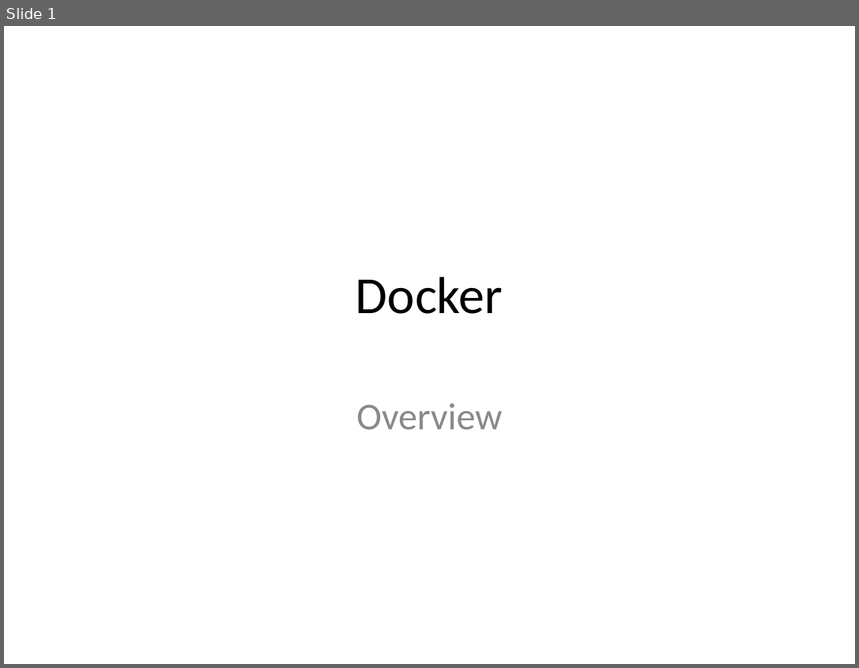
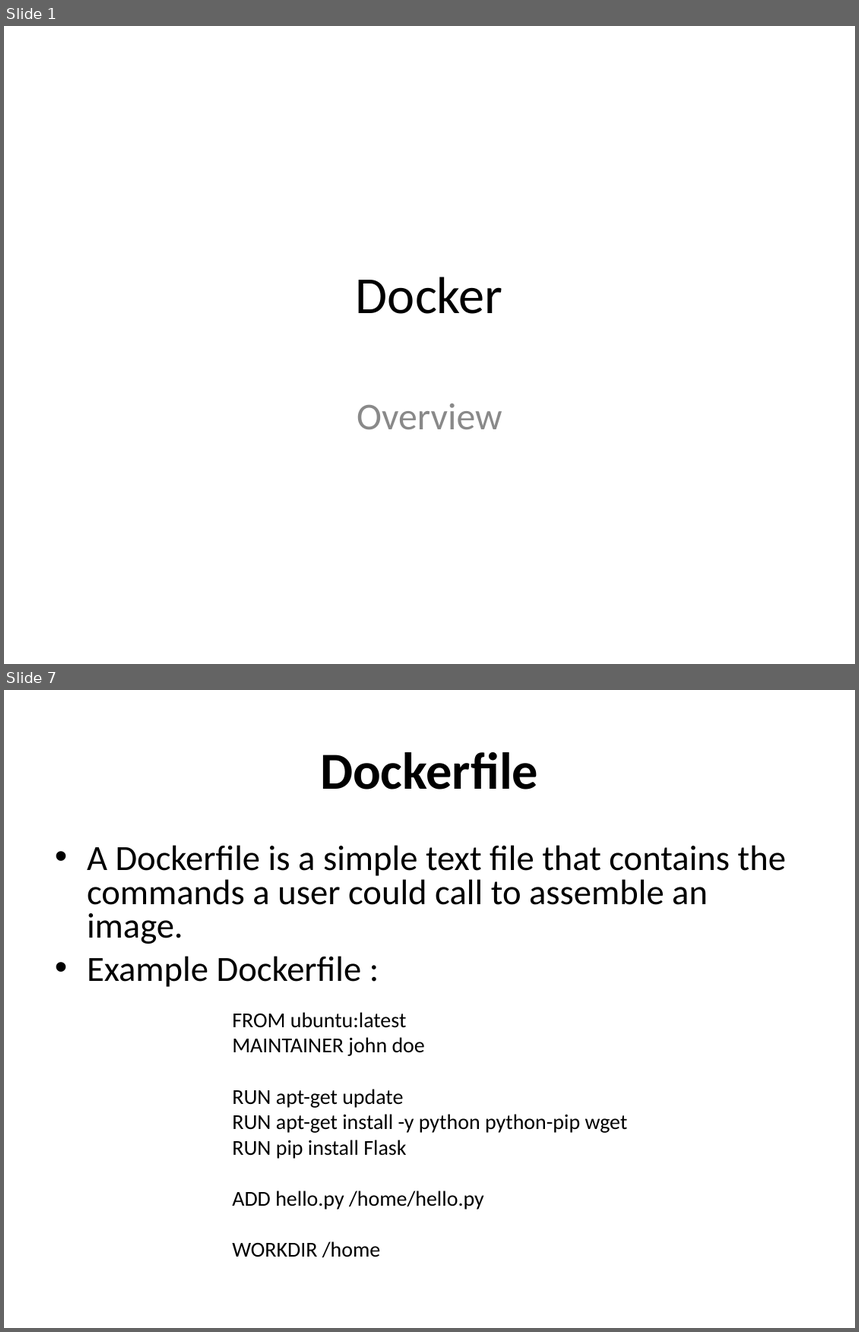
Before and after one commit to bobwares/training, a slide deck: presentations/Docker.ppt. Shown one above the other, each under a label of ours: slide 1 before the commit, slides 1 and 7 after it; the slides between them are not shown. The pictures are 859x668 and 859x1332 pixels, drawn with LibreOffice and Linux fonts; fonts in the diff are those of the drawing. Boxes give left, top, right and bottom in pixels: in the first picture for what was removed or moved away, otherwise in the second. Text is boxed around its words. In the diff, an @@ line names an element or a change of style, - is before the commit and + after.

```diff
--- a/presentations/Docker.ppt
+++ b/presentations/Docker.ppt
@@ slide 7 added at (x1=4, y1=690, x2=855, y2=1328), background #FFFFFF @@
@@ title added at (x1=320, y1=752, x2=538, y2=790), 44 pt, text #000000, bold @@
+Dockerfile
@@ text added at (x1=87, y1=845, x2=786, y2=987), 30 pt, text #000000 @@
+• A Dockerfile is a simple text file that contains the commands a user could call to assemble an image.
+• Example Dockerfile :
@@ text added at (x1=232, y1=1012, x2=628, y2=1258), 18 pt, text #000000 @@
+FROM ubuntu:latest
+MAINTAINER john doe
+RUN apt-get update
+RUN apt-get install -y python python-pip wget
+RUN pip install Flask
+ADD hello.py /home/hello.py
+WORKDIR /home
```
Also in this commit, not shown: 1 slide changed, 8 other slides added.
